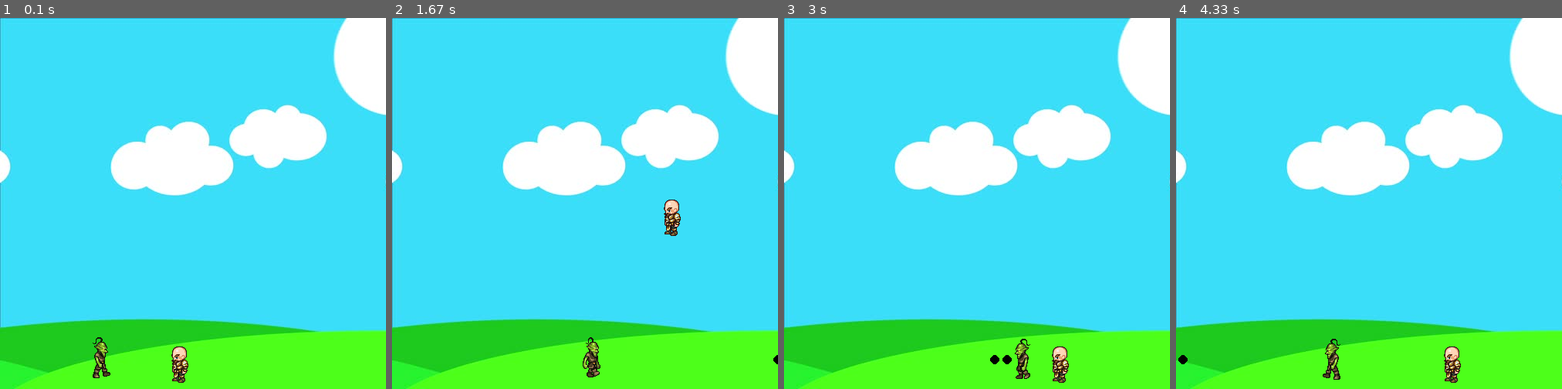
Above: before the commit, frames 1-4 (left to right).
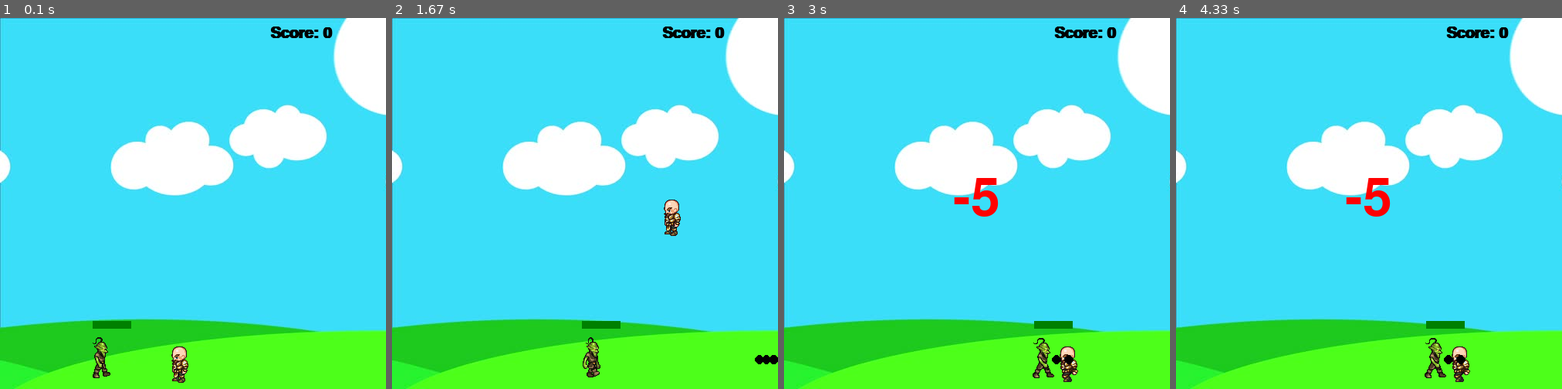
Above: after the commit, the same moments.

Repository: Martinkolevbg/PyGame
Game: pygame game, started from game/game.py
Same seed, same stepped clock (60 frames per second), same inputs: the game is played once before the commit and once after it.
Inputs:
- Up to frame 1 (0.1 s): no input
- Up to frame 2 (1.67 s): hold Space 0.33-0.8 s; hold Right 0.33-0.8 s; hold Right 0.83-1.3 s; tap Space at 0.9, 1.2, 1.4 s; hold Up 1.33-1.63 s
- Up to frame 3 (3 s): hold Right 1.67-2.13 s; tap Space at 1.73, 2.03, 2.23, 2.53 s; hold Left 2.17-2.7 s
- Up to frame 4 (4.33 s): no input

The runs differ from the first frame. In frame 1, 0.5% of the frame differs, in the area x 24-87%, y 2-84%; in frame 2, 0.6%; in frame 3, 2.2%, in the area x 44-87%, y 2-99%; in frame 4, 2.1%.

Commit message:
finished main game tutorial

Diff:
--- a/game/game.py
+++ b/game/game.py
@@ -2,7 +2,7 @@
 import os
 pygame.init()
 win = pygame.display.set_mode((500, 480))
-pygame.display.set_caption("First Game")
+pygame.display.set_caption("1v1Me")
 
 walkRight = [
     pygame.image.load('game/images/R1.png'),
@@ -31,6 +31,14 @@
 
 clock = pygame.time.Clock()
 
+bulletSound = pygame.mixer.Sound('bullet.wav')
+hitSound = pygame.mixer.Sound('hit.wav')
+
+music = pygame.mixer.music.load('game/images/music.mp3')
+pygame.mixer.music.play(-1)
+
+score = 0
+
 
 class player(object):
     def __init__(self, x, y, width, height):
@@ -45,6 +53,7 @@
         self.walkCount = 0
         self.jumpCount = 10
         self.standing = True
+        self.hitbox = (self.x + 17, self.y + 11, 29, 52)
 
     def draw(self, win):
         if self.walkCount + 1 >= 27:
@@ -62,6 +71,27 @@
                 win.blit(walkRight[0], (self.x, self.y))
             else:
                 win.blit(walkLeft[0], (self.x, self.y))
+        self.hitbox = (self.x + 17, self.y + 11, 29, 52)
+        #pygame.draw.rect(win, (255,0,0), self.hitbox,2)
+
+    def hit(self):
+        self.isJump = False
+        self.jumpCount = 10
+        self.x = 100
+        self.y = 410
+        self.walkCount = 0
+        font1 = pygame.font.SysFont('comicsans', 100)
+        text = font1.render('-5', 1, (255, 0, 0))
+        win.blit(text, (250 - (text.get_width() / 2), 200))
+        pygame.display.update()
+        i = 0
+        while i < 200:
+            pygame.time.delay(10)
+            i += 1
+            for event in pygame.event.get():
+                if event.type == pygame.QUIT:
+                    i = 201
+                    pygame.quit()
 
 
 class projectile(object):
@@ -110,41 +140,61 @@
         self.y = y
         self.width = width
         self.height = height
-        self.path = [x, end]
+        self.end = end
+        self.path = [self.x, self.end]
         self.walkCount = 0
         self.vel = 3
+        self.hitbox = (self.x + 17, self.y + 2, 31, 57)
+        self.health = 10
+        self.visible = True
 
     def draw(self, win):
         self.move()
-        if self.walkCount + 1 >= 33:
-            self.walkCount = 0
-
-        if self.vel > 0:
-            win.blit(self.walkRight[self.walkCount // 3], (self.x, self.y))
-            self.walkCount += 1
-        else:
-            win.blit(self.walkLeft[self.walkCount // 3], (self.x, self.y))
-            self.walkCount += 1
+        if self.visible:
+            if self.walkCount + 1 >= 33:
+                self.walkCount = 0
+
+            if self.vel > 0:
+                win.blit(self.walkRight[self.walkCount // 3], (self.x, self.y))
+                self.walkCount += 1
+            else:
+                win.blit(self.walkLeft[self.walkCount // 3], (self.x, self.y))
+                self.walkCount += 1
+
+            pygame.draw.rect(win, (255, 0, 0),
+                             (self.hitbox[0], self.hitbox[1] - 20, 50, 10))
+            pygame.draw.rect(win, (0, 128, 0),
+                             (self.hitbox[0], self.hitbox[1] - 20,
+                              50 - (5 * (10 - self.health)), 10))
+            self.hitbox = (self.x + 17, self.y + 2, 31, 57)
+            #pygame.draw.rect(win, (255,0,0), self.hitbox,2)
 
     def move(self):
         if self.vel > 0:
-            if self.x < self.path[1] + self.vel:
+            if self.x + self.vel < self.path[1]:
                 self.x += self.vel
             else:
                 self.vel = self.vel * -1
+                self.walkCount = 0
+        else:
+            if self.x - self.vel > self.path[0]:
                 self.x += self.vel
+            else:
+                self.vel = self.vel * -1
                 self.walkCount = 0
-        else:
-            if self.x > self.path[0] - self.vel:
-                self.x += self.vel
-            else:
-                self.vel = self.vel * -1
-                self.x += self.vel
-                self.walkCount = 0
+
+    def hit(self):
+        if self.health > 0:
+            self.health -= 1
+        else:
+            self.visible = False
+        print('hit')
 
 
 def redrawGameWindow():
     win.blit(bg, (0, 0))
+    text = font.render('Score: ' + str(score), 1, (0, 0, 0))
+    win.blit(text, (350, 10))
     man.draw(win)
     goblin.draw(win)
     for bullet in bullets:
@@ -154,18 +204,43 @@
 
 
 #mainloop
+font = pygame.font.SysFont('comicsans', 30, True)
 man = player(200, 410, 64, 64)
-goblin = enemy(100, 410, 64, 64, 300)
+goblin = enemy(100, 410, 64, 64, 450)
+shootLoop = 0
 bullets = []
 run = True
 while run:
     clock.tick(27)
 
+    if goblin.visible == True:
+        if man.hitbox[1] < goblin.hitbox[1] + goblin.hitbox[3] and man.hitbox[
+                1] + man.hitbox[3] > goblin.hitbox[1]:
+            if man.hitbox[0] + man.hitbox[2] > goblin.hitbox[0] and man.hitbox[
+                    0] < goblin.hitbox[0] + goblin.hitbox[2]:
+                man.hit()
+                score -= 5
+
+    if shootLoop > 0:
+        shootLoop += 1
+    if shootLoop > 3:
+        shootLoop = 0
+
     for event in pygame.event.get():
         if event.type == pygame.QUIT:
             run = False
 
     for bullet in bullets:
+        if bullet.y - bullet.radius < goblin.hitbox[1] + goblin.hitbox[
+                3] and bullet.y + bullet.radius > goblin.hitbox[1]:
+            if bullet.x + bullet.radius > goblin.hitbox[
+                    0] and bullet.x - bullet.radius < goblin.hitbox[
+                        0] + goblin.hitbox[2]:
+                hitSound.play()
+                goblin.hit()
+                score += 1
+                bullets.pop(bullets.index(bullet))
+
         if bullet.x < 500 and bullet.x > 0:
             bullet.x += bullet.vel
         else:
@@ -173,7 +248,8 @@
 
     keys = pygame.key.get_pressed()
 
-    if keys[pygame.K_SPACE]:
+    if keys[pygame.K_SPACE] and shootLoop == 0:
+        bulletSound.play()
         if man.left:
             facing = -1
         else:
@@ -184,6 +260,8 @@
                 projectile(
                     round(man.x + man.width // 2),
                     round(man.y + man.height // 2), 6, (0, 0, 0), facing))
+
+        shootLoop = 1
 
     if keys[pygame.K_LEFT] and man.x > man.vel:
         man.x -= man.vel
